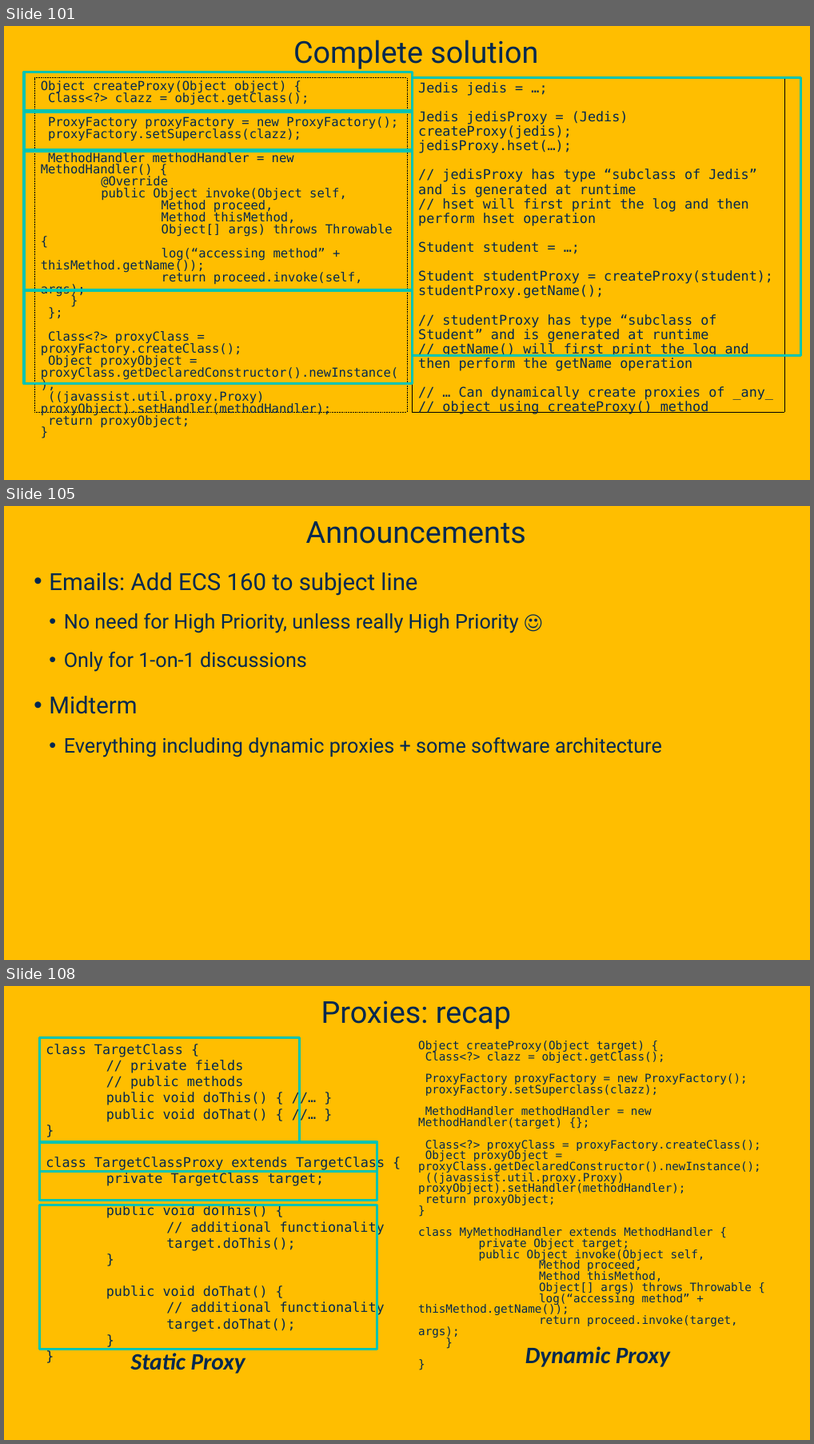
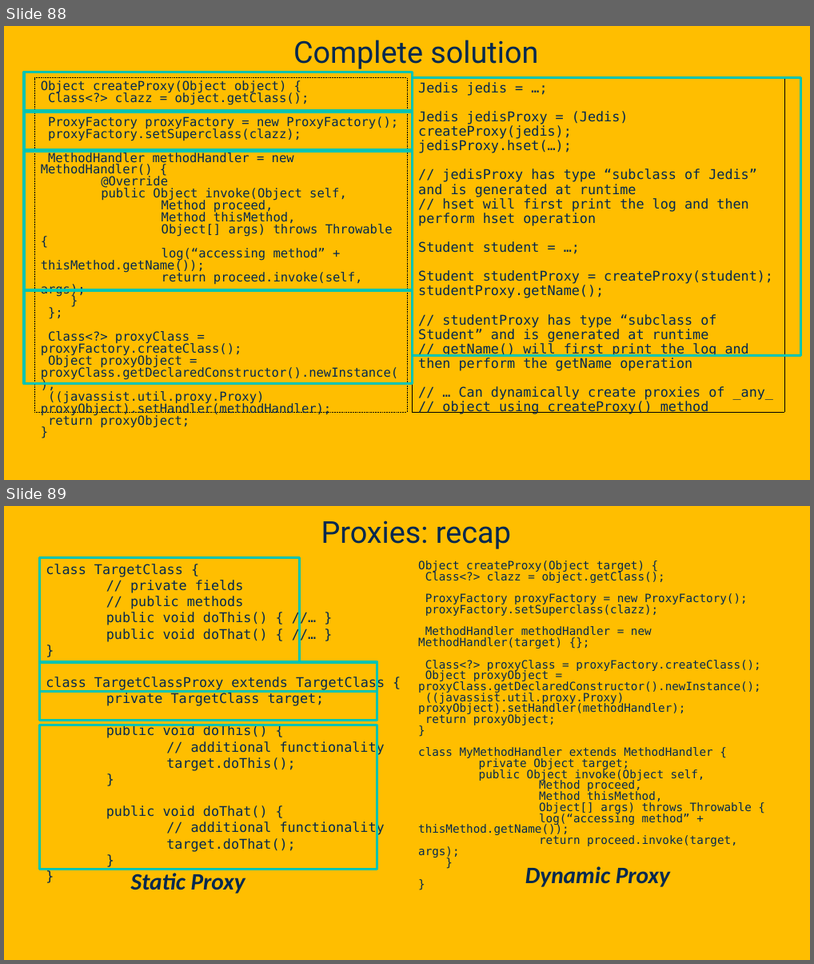
Before and after one commit to davsec-teaching/ECS_160, a slide deck: slides/Reflection.pptx. Shown one above the other, each under a label of ours: slides 101, 105 and 108 before the commit, slides 88 and 89 after it; the slides between them are not shown. The pictures are 814x1444 and 814x964 pixels, drawn with LibreOffice and Linux fonts; fonts in the diff are those of the drawing; background and template pictures are left out. Boxes give left, top, right and bottom in pixels: in the first picture for what was removed or moved away, otherwise in the second. Text is boxed around its words. In the diff, an @@ line names an element or a change of style, - is before the commit and + after.

```diff
--- a/slides/Reflection.pptx
+++ b/slides/Reflection.pptx
@@ slide 105 removed at [4, 506, 810, 960], background picture (left out) @@
@@ title removed at [306, 521, 526, 544] @@
-Announcements
@@ text removed at [49, 572, 662, 757] @@
-• Emails: Add ECS 160 to subject line
-  • No need for High Priority, unless really High Priority ☺
-  • Only for 1-on-1 discussions
-• Midterm
-  • Everything including dynamic proxies + some software architecture
@@ what was slide 101 is now slide 88 @@
@@ what was slide 108 is now slide 89 @@
```
Also in this commit, not shown: 16 slides changed, 21 other slides removed, 1 other file.
